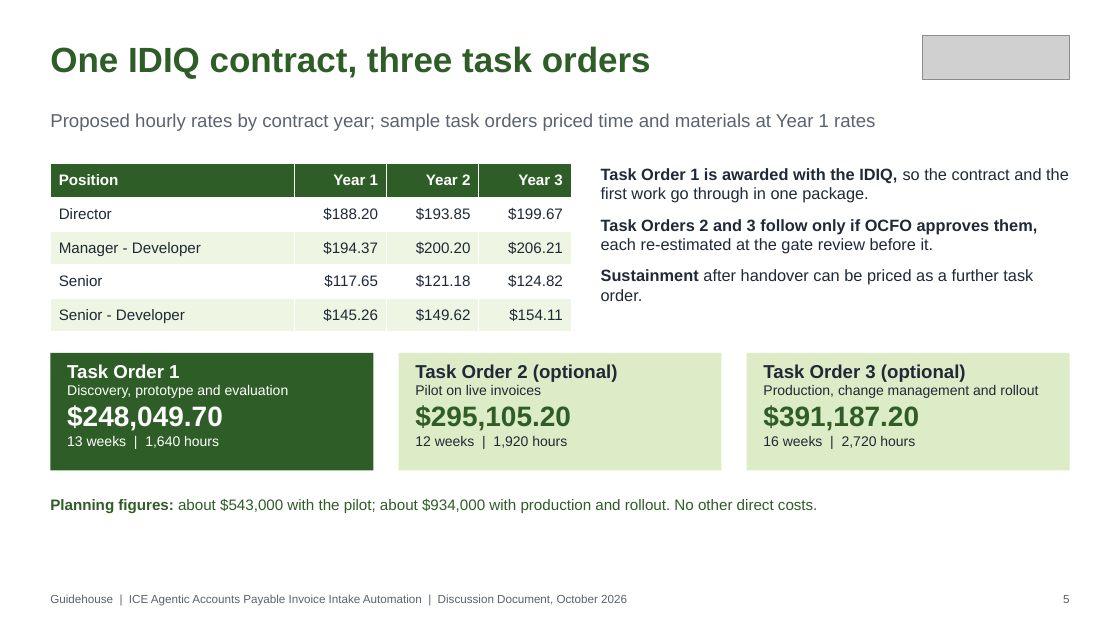
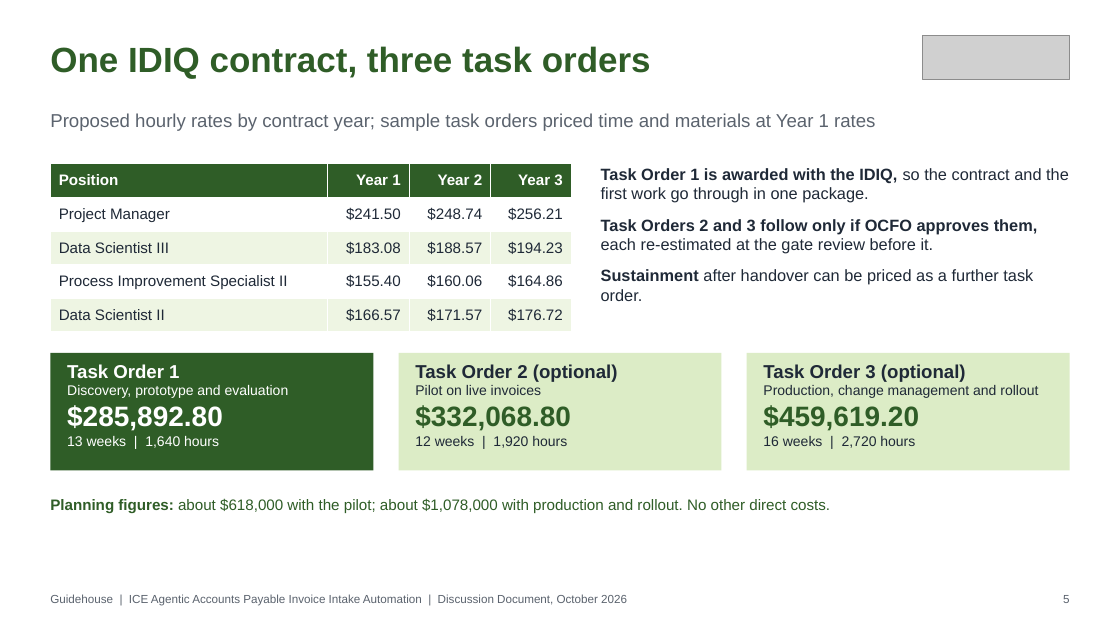
Before and after one commit to seanyofthedead/temp-repo, a slide deck: slide 5 of ICE_AP_Intake_Executive_Summary_20261026.pptx. Drawn at 1120x630 pixels with LibreOffice and Linux fonts; fonts in the diff are those of the drawing; grey boxes stand for pictures. Boxes give left, top, right and bottom in pixels: in the first picture for what was removed or moved away, otherwise in the second. Text is boxed around its words. In the diff, an @@ line names an element or a change of style, - is before the commit and + after.

```diff
--- a/ICE_AP_Intake_Executive_Summary_20261026.pptx
+++ b/ICE_AP_Intake_Executive_Summary_20261026.pptx
@@ table at (x1=50, y1=164, x2=571, y2=332) @@
-row 2: Director | $188.20 | $193.85 | $199.67
+row 2: Project Manager | $241.50 | $248.74 | $256.21
-row 3: Manager - Developer | $194.37 | $200.20 | $206.21
+row 3: Data Scientist III | $183.08 | $188.57 | $194.23
-row 4: Senior | $117.65 | $121.18 | $124.82
+row 4: Process Improvement Specialist II | $155.40 | $160.06 | $164.86
-row 5: Senior - Developer | $145.26 | $149.62 | $154.11
+row 5: Data Scientist II | $166.57 | $171.57 | $176.72
@@ text in rectangle at (x1=67, y1=405, x2=223, y2=431): text changed @@
-$248,049.70
+$285,892.80
@@ text in rectangle at (x1=415, y1=405, x2=571, y2=431): text changed @@
-$295,105.20
+$332,068.80
@@ text in rectangle at (x1=763, y1=405, x2=919, y2=431): text changed @@
-$391,187.20
+$459,619.20
@@ text at (x1=50, y1=498, x2=831, y2=513): text changed @@
-Planning figures: about $543,000 with the pilot; about $934,000 with production and rollout. No other direct costs.
+Planning figures: about $618,000 with the pilot; about $1,078,000 with production and rollout. No other direct costs.
```
Also in this commit, not shown: 1 other slide changed, 3 other files.
